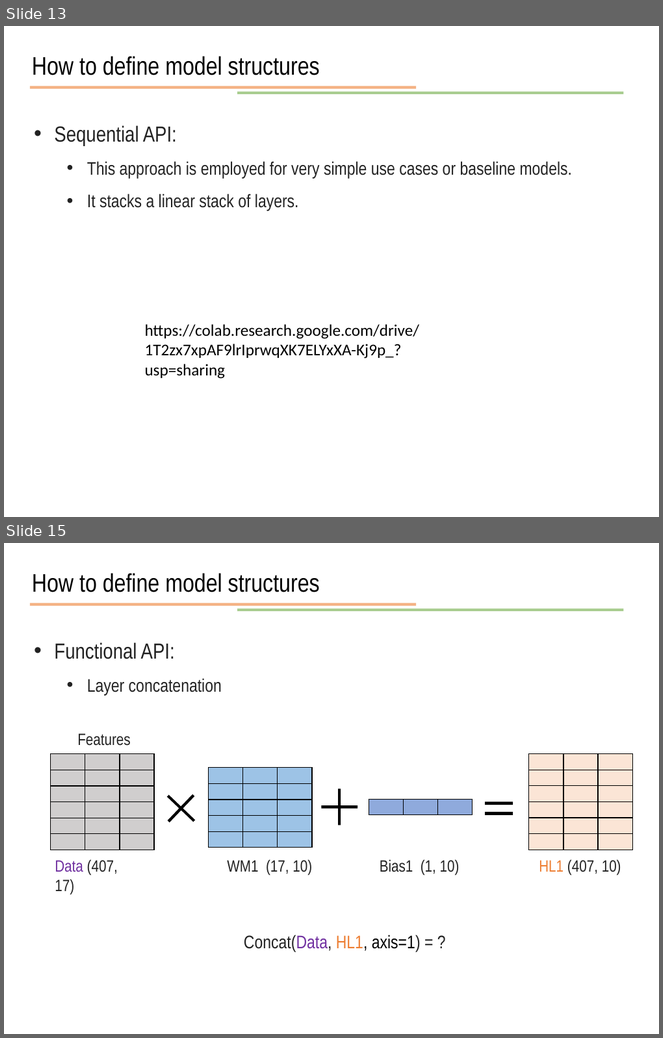
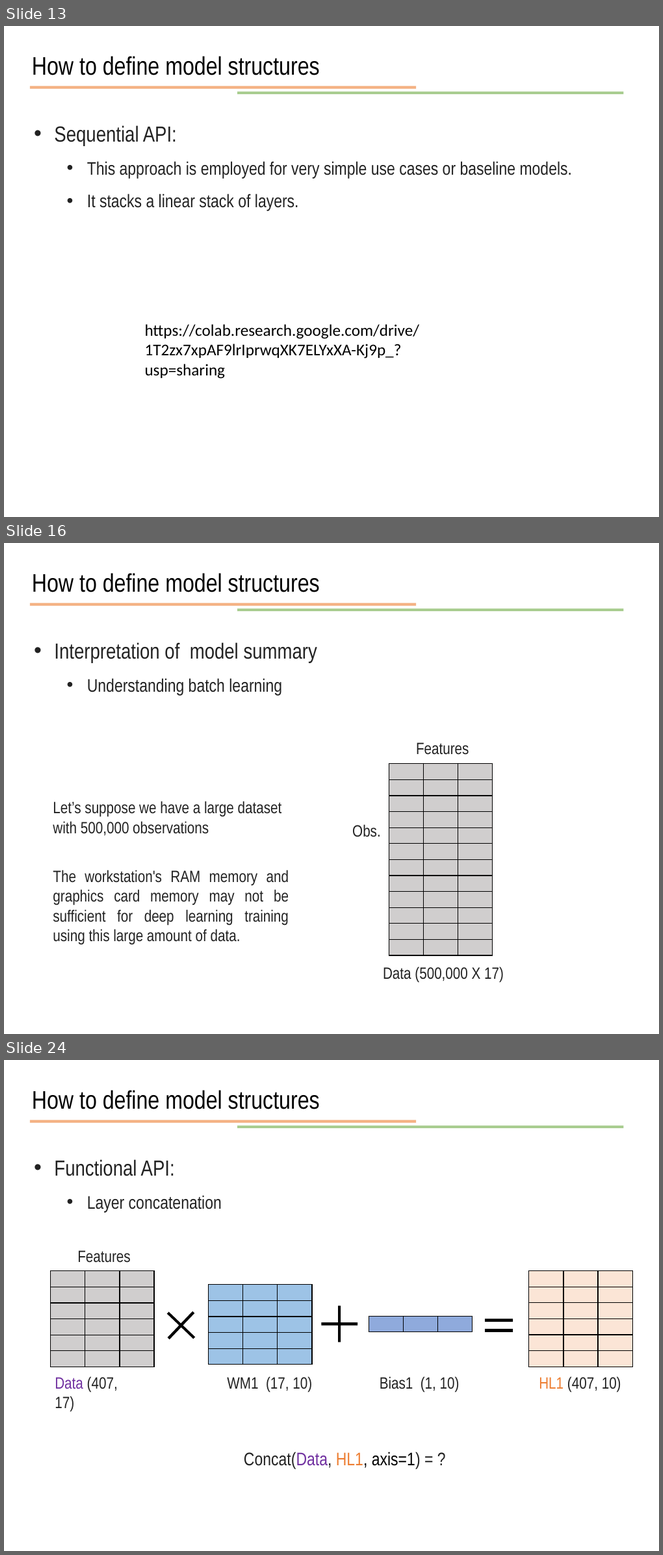
Before and after one commit to JunetaeKim/DeepLearningClass, a slide deck: Week9/week9 Introduction to tensorflow.pptx. Shown one above the other, each under a label of ours: slides 13 and 15 before the commit, slides 13, 16 and 24 after it; the slides between them are not shown. The pictures are 663x1038 and 663x1555 pixels, drawn with LibreOffice and Linux fonts; fonts in the diff are those of the drawing. Boxes give left, top, right and bottom in pixels: in the first picture for what was removed or moved away, otherwise in the second. Text is boxed around its words. In the diff, an @@ line names an element or a change of style, - is before the commit and + after.

```diff
--- a/Week9/week9 Introduction to tensorflow.pptx
+++ b/Week9/week9 Introduction to tensorflow.pptx
@@ slide 16 added at bbox=[4, 543, 659, 1034], background #FFFFFF @@
@@ text added at bbox=[32, 573, 320, 592], 28 pt, text #000000 @@
+How to define model structures
@@ line added from (30, 605) to (416, 605), #ED7D31 3 pt @@
@@ line added from (237, 610) to (624, 610), #70AD47 3 pt @@
@@ text added at bbox=[54, 642, 317, 696], 24 pt, text #222222 @@
+• Interpretation of model summary
+  • Understanding batch learning
@@ text added at bbox=[416, 743, 469, 755], 18 pt, text #222222 @@
+Features
@@ table added at bbox=[389, 764, 493, 956], 12 rows, 3 columns @@
+ |  | 
+ |  | 
+ |  | 
+ |  | 
+ |  | 
+ |  | 
+ |  | 
+ |  | 
+ |  | 
+ |  | 
+ |  | 
+ |  | 
@@ text added at bbox=[53, 801, 282, 836], 18 pt, text #222222 @@
+Let’s suppose we have a large dataset with 500,000 observations
@@ text added at bbox=[352, 824, 381, 837], 18 pt, text #222222 @@
+Obs.
@@ text added at bbox=[53, 870, 289, 945], 18 pt, text #222222 @@
+The workstation's RAM memory and graphics card memory may not be sufficient for deep learning training using this large amount of data.
@@ text added at bbox=[383, 967, 504, 983], 18 pt, text #222222 @@
+Data (500,000 X 17)
@@ what was slide 15 is now slide 24 @@
```
Also in this commit, not shown: 3 slides changed, 10 other slides added, 2 other files.
